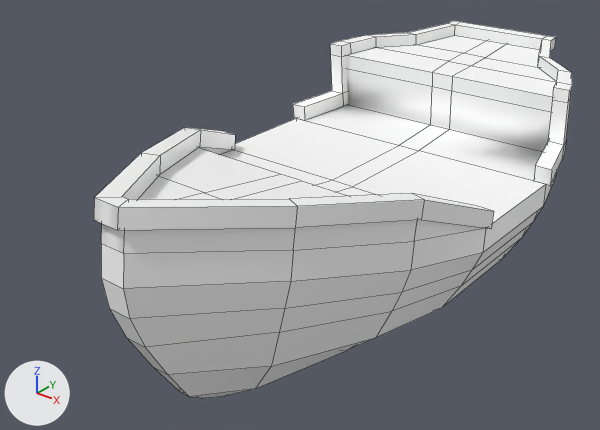
A saved change to the FBX model Assets/Game/[M]odels/[M]Ship/shiptest.fbx.
One viewpoint serves both versions: a 50 mm lens placed at (11.52, -5.71, 3.71), pointed at (7.33, -0.48, 0.46). Arrows for +X, +Y and +Z are at lower left; the lights stay in place. Mesh edges are drawn as thin lines. Where no turn or scale is listed for an object, it has been applied to the vertices. Vertices at the same position are counted once.

In view in the first picture: 'Schip'.
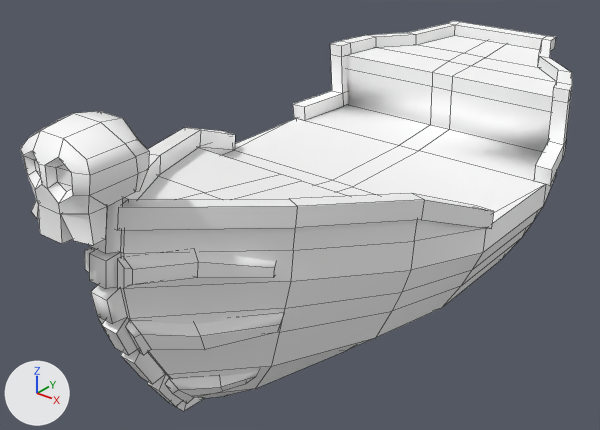
Where the newer file only moved an object's origin or applied its transform, the numbers keep the older frame.

The edits, one by one:
me_mesh is used by ob_schip; location (7.56, -0.254, -0.73).
me_mesh had 290 vertices, 294 faces and spanned x -1.46..1.46, y -2.5..3.05, z 0.0..2.3.
me_mesh now has 509 vertices, 493 faces and spans x -1.46..1.46, y -2.9..3.05, z 0.0..2.78.
me_mesh part 1: a new loose piece of 80 vertices spanning x -0.41..0.37, y -2.9..-2.27, z 2.11..2.78, in mat_mat_game (its picture is missing).
me_mesh part 2: a new loose piece of 16 vertices spanning x -0.75..-0.1, y -2.56..-1.57, z 1.53..1.86, in mat_mat_game (its picture is missing).
me_mesh part 3: a new loose piece of 16 vertices spanning x 0.05..0.51, y -2.19..-1.59, z 0.39..0.66, in mat_mat_game (its picture is missing).
me_mesh part 4: a new loose piece of 16 vertices spanning x 0.1..0.74, y -2.52..-1.57, z 1.01..1.35, in mat_mat_game (its picture is missing).
me_mesh part 5: a new loose piece of 16 vertices spanning x 0.1..0.73, y -2.56..-1.6, z 1.53..1.86, in mat_mat_game (its picture is missing).
Part 6, on me_mesh:
4 vertices are removed from x -1.32..1.31, y -0.61..0.09, z 1.45..1.6.
15 faces are deleted.
2 vertices move from x -1.41..1.41, y 0.09, z 1.6 to x -1.41..1.41, y 0.08, z 1.6..1.61.
38 vertices are added at x -1.31..1.31, y -2.62..0.09, z 0.26..2.3.
9 new vertices lie (0.16, 0.0, 0.0) away from vertices in x -0.08, y -2.62..-2.47, z 1.29..1.91.
53 new faces join them.

Where the change shows, as pixel boxes (x1, y1, x2, y2) in the pictures (600 x 430 px):
'Schip', reshaped (15% wider)
    before: (94, 21, 572, 398)
    after: (20, 21, 572, 411)
part 1 of me_mesh, added
    after: (20, 111, 149, 245)
part 2 of me_mesh, added
    after: (85, 248, 96, 273)
part 3 of me_mesh, added
    after: (165, 371, 258, 404)
part 4 of me_mesh, added
    after: (125, 314, 284, 355)
part 5 of me_mesh, added
    after: (117, 250, 276, 289)
part 6 of me_mesh, built on
    before: (159, 118, 546, 241)
    after: (89, 118, 546, 411)
